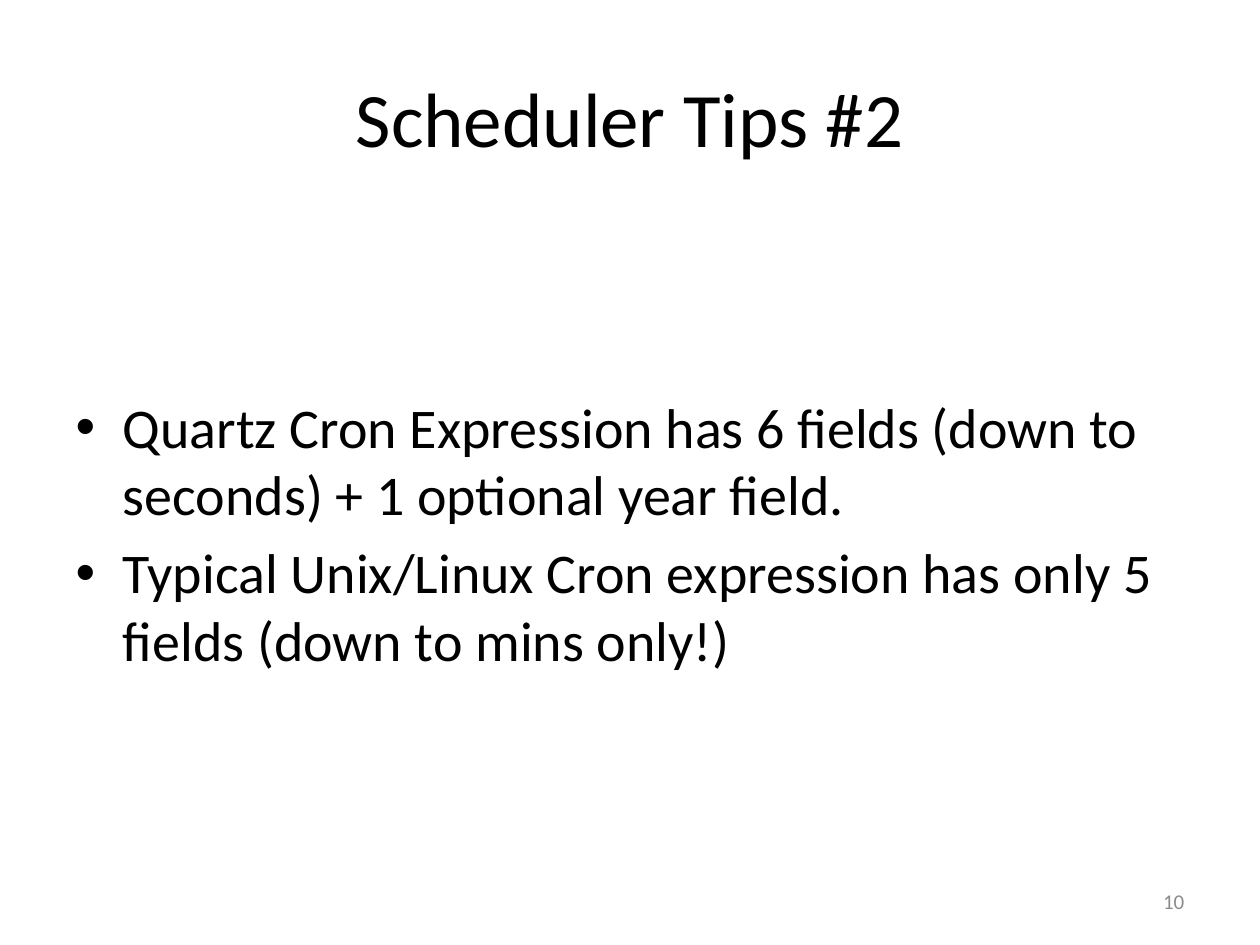
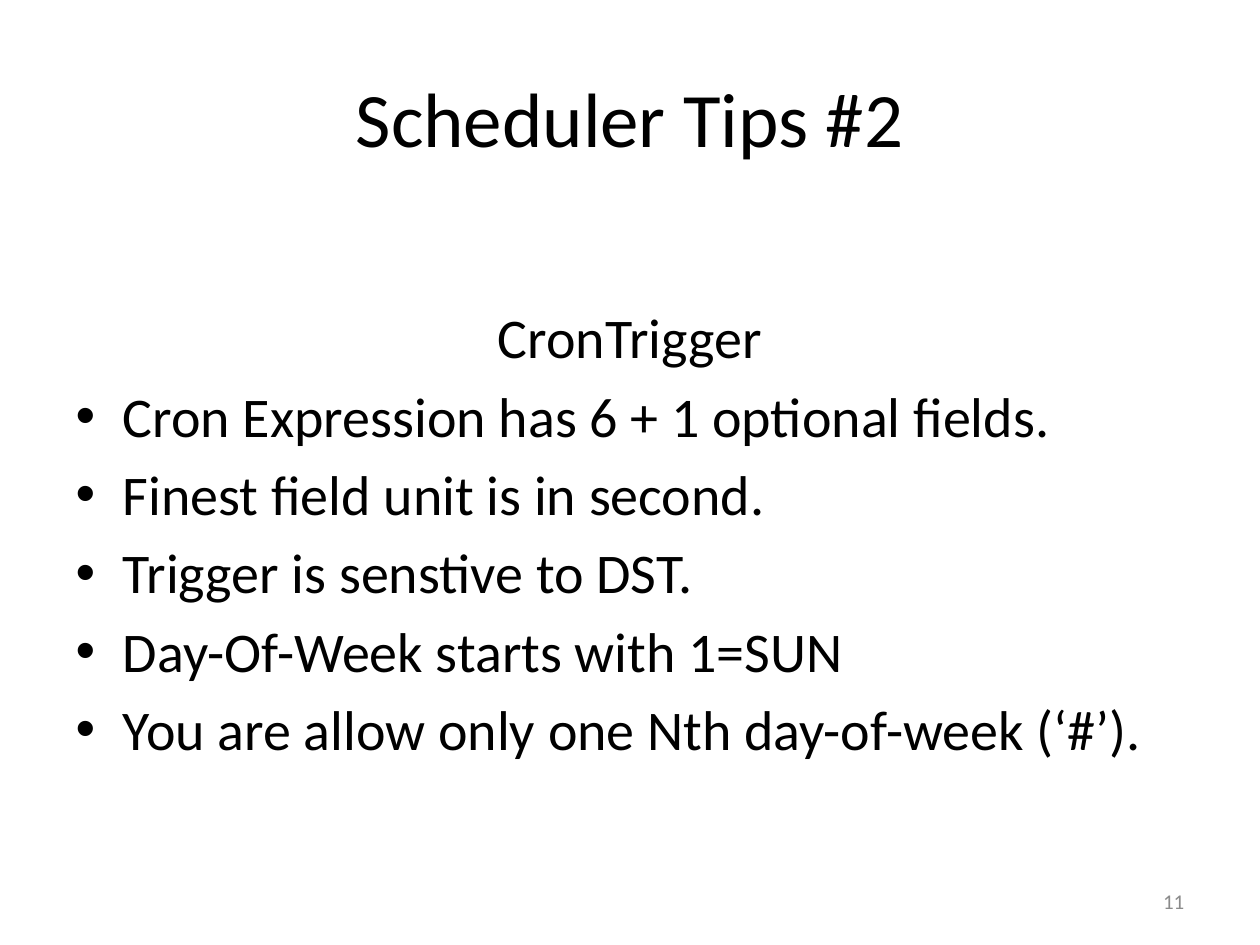
Before and after one commit to saltnlight5/myschedule.experiment, a slide deck: slide 11 of jug-quartz/JUG-QuartzScheduler.pptx (slide 10 before the commit). Drawn at 1260x945 pixels with LibreOffice and Linux fonts; fonts in the diff are those of the drawing. Boxes give left, top, right and bottom in pixels: in the first picture for what was removed or moved away, otherwise in the second. Text is boxed around its words. In the diff, an @@ line names an element or a change of style, - is before the commit and + after.

Commit message:
updated jug presentation files.

```diff
--- a/jug-quartz/JUG-QuartzScheduler.pptx
+++ b/jug-quartz/JUG-QuartzScheduler.pptx
@@ text at (x1=123, y1=319, x2=1049, y2=759): text changed @@
-• Quartz Cron Expression has 6 fields (down to seconds) + 1 optional year field.
-• Typical Unix/Linux Cron expression has only 5 fields (down to mins only!)
+CronTrigger
+• Cron Expression has 6 + 1 optional fields.
+• Finest field unit is in second.
+• Trigger is senstive to DST.
+• Day-Of-Week starts with 1=SUN
+• You are allow only one Nth day-of-week (‘#’).
@@ page number at (x1=1163, y1=895, x2=1184, y2=909): text changed @@
-10
+11
```
Also in this commit, not shown: 4 other slides changed, 1 slide added, 1 other file.
